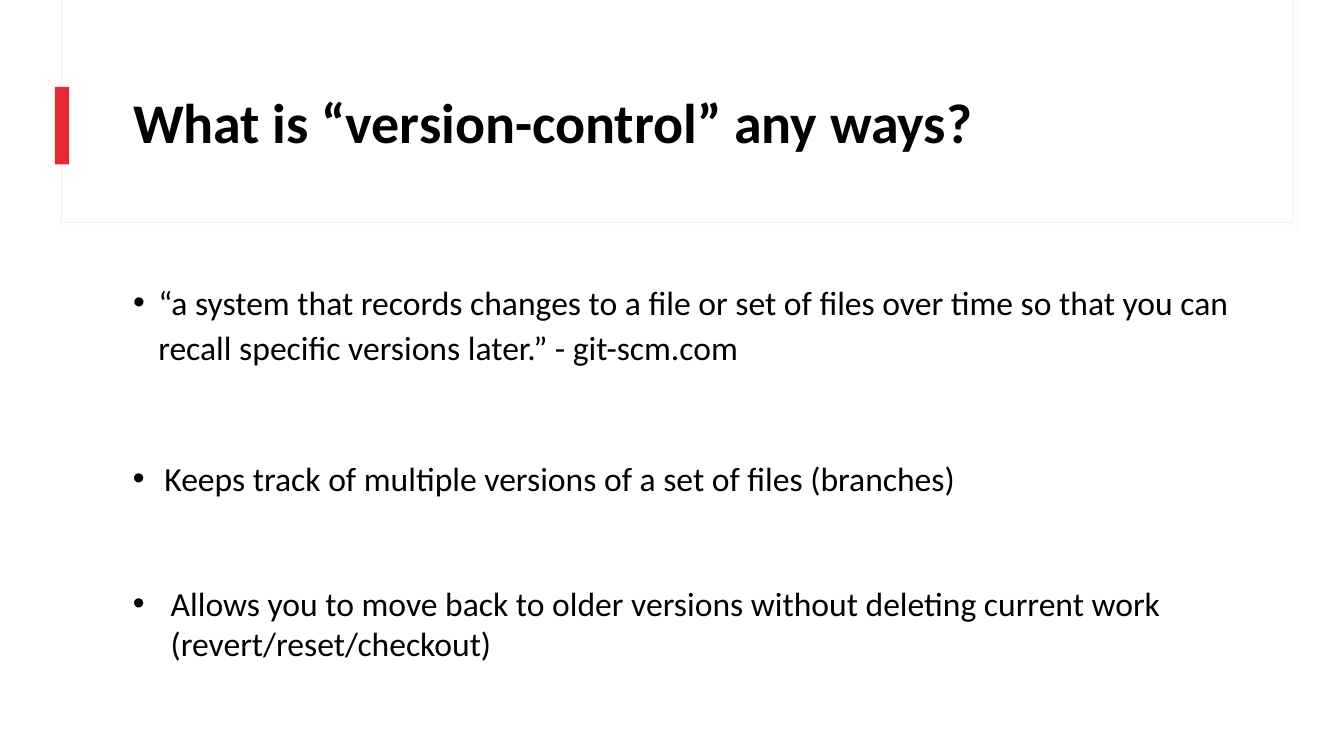
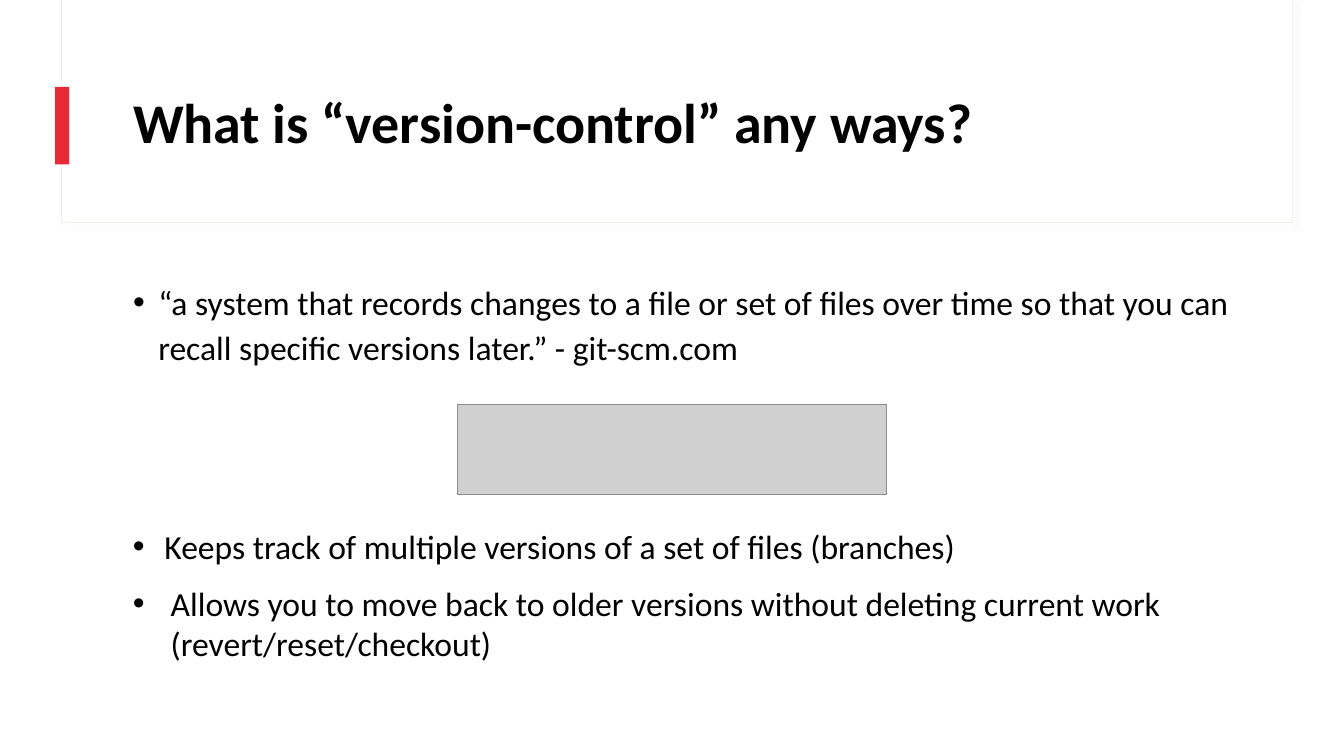
Before and after one commit to ncsu-geoforall-lab/GIS714-assignments, a slide deck: slide 5 of Intro_To_Git/Slides/Introduction_to_Git_and_GitHub.pptx. Drawn at 1344x756 pixels with LibreOffice and Linux fonts; fonts in the diff are those of the drawing; grey boxes stand for pictures. Boxes give left, top, right and bottom in pixels: in the first picture for what was removed or moved away, otherwise in the second. Text is boxed around its words. In the diff, an @@ line names an element or a change of style, - is before the commit and + after.

```diff
--- a/Intro_To_Git/Slides/Introduction_to_Git_and_GitHub.pptx
+++ b/Intro_To_Git/Slides/Introduction_to_Git_and_GitHub.pptx
@@ picture added at <box>458,404,886,495</box> @@
@@ text "Keeps track of multiple versions ...": place and size @@
-text "Keeps track of multiple versions ..." at <box>164,466,954,497</box>
+text "Keeps track of multiple versions ..." at <box>164,534,954,565</box>
```
Also in this commit, not shown: 4 other slides changed, 1 slide added, 2 other files.
